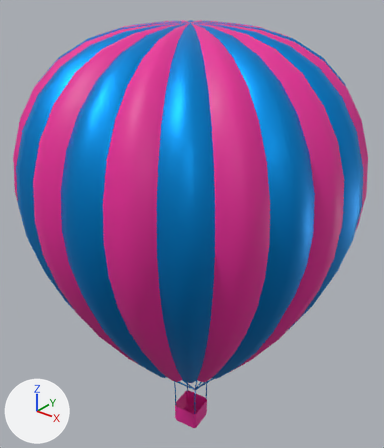
The glTF model balloonCenter.glb as it was, and as the next commit left it.
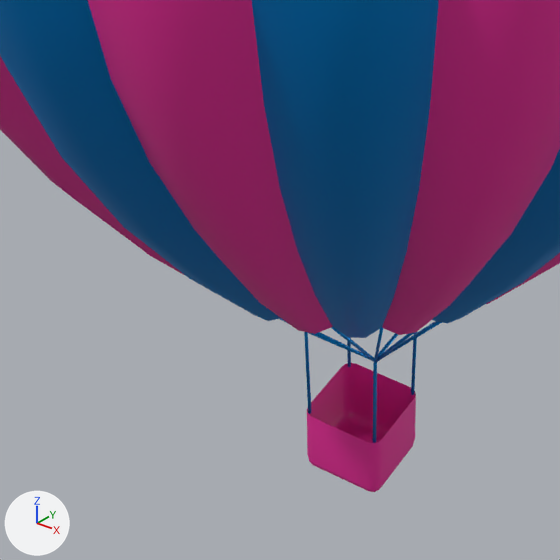
The first picture shows the older version from a 50 mm camera at (3.51, 9.97, 11.32) aimed at (-0.13, 14.52, 8.5). The close-ups show both versions on the part from 22% to 65% of the width and 63% to 100% of the height of that picture. The axes (+X, +Y, +Z) are drawn at lower left. The lights are the same throughout. Where no turn or scale is listed for an object, it has been applied to the vertices.

In view in the first close-up: 'balloonCenter', 'balloonLeft_basket.001', 'balloonLeft_net.001'.
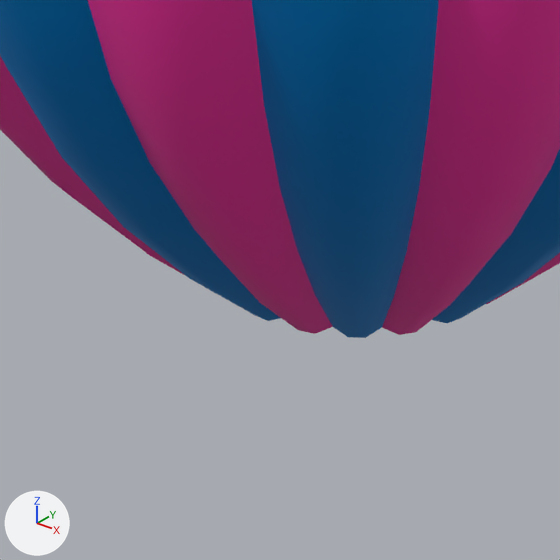
The change in detail:
Object 'balloonLeft_basket.001' (ob_balloonleft_basket_001) is deleted.
Object 'balloonLeft_net.001' (ob_balloonleft_net_001) is deleted.

Changed parts and their boxes [x1, y1, x2, y2] in the close-ups (560 x 560 px):
'balloonLeft_basket.001', deleted
    before: [307, 363, 416, 492]
'balloonLeft_net.001', deleted (blue)
    before: [280, 318, 442, 443]
